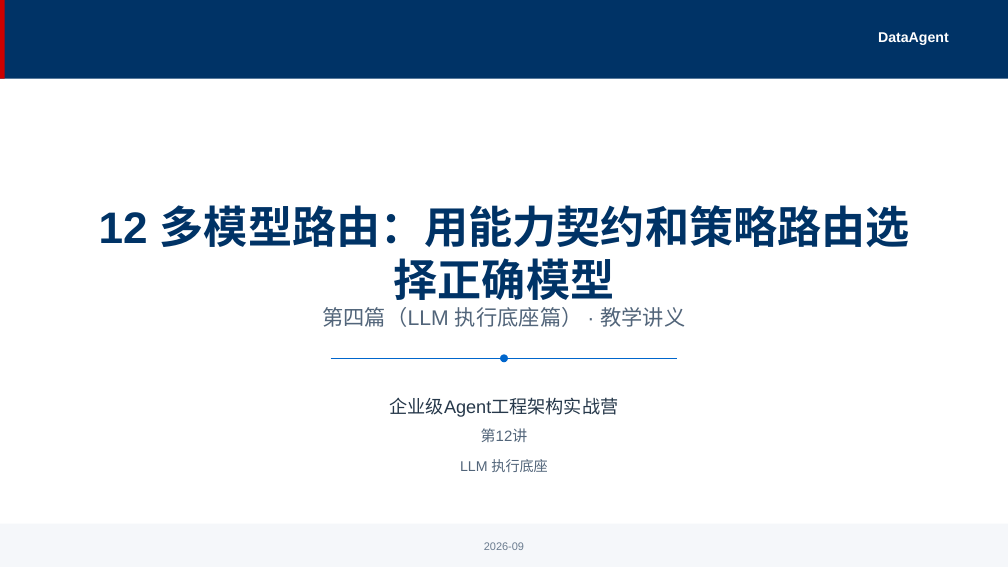
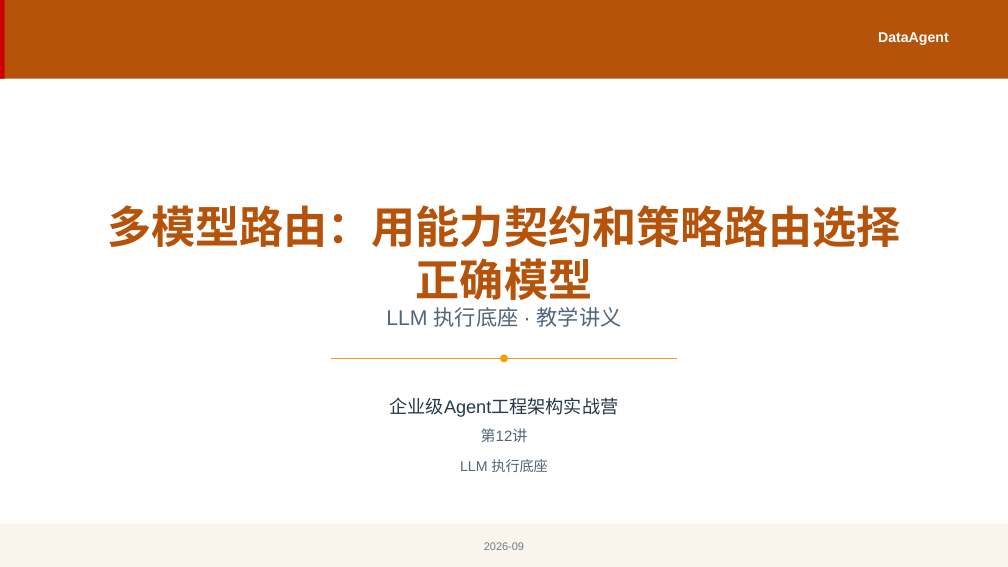
Before and after one commit to tianqiongenze/enterprise-ai-agent-architecture, a slide deck: slide 1 of chapters/pptx/part04/第12讲-多模型路由·用能力契约和策略路由选择正确模型.pptx. Drawn at 1008x567 pixels with LibreOffice and Linux fonts; fonts in the diff are those of the drawing. Boxes give left, top, right and bottom in pixels: in the first picture for what was removed or moved away, otherwise in the second. Text is boxed around its words. In the diff, an @@ line names an element or a change of style, - is before the commit and + after.

```diff
--- a/chapters/pptx/part04/第12讲-多模型路由·用能力契约和策略路由选择正确模型.pptx
+++ b/chapters/pptx/part04/第12讲-多模型路由·用能力契约和策略路由选择正确模型.pptx
@@ rectangle at (0, 0, 1008, 79): fill #003366 to #B45309 @@
@@ text at (107, 205, 901, 300): text changed; text colour #003366 to #B45309 @@
-12 多模型路由：用能力契约和策略路由选择正确模型
+多模型路由：用能力契约和策略路由选择正确模型
@@ text at (386, 307, 622, 327): text changed @@
-第四篇（LLM 执行底座篇） · 教学讲义
+LLM 执行底座 · 教学讲义
@@ freeform shape at (331, 358, 678, 359): outline #0066CC 1.5 pt to #F59E0B 1.5 pt @@
@@ ellipse at (500, 355, 507, 362): fill #0066CC to #F59E0B @@
```
Also in this commit, not shown: 3 other slides changed, 3 slides added, 1 slide removed, 45 other files.
